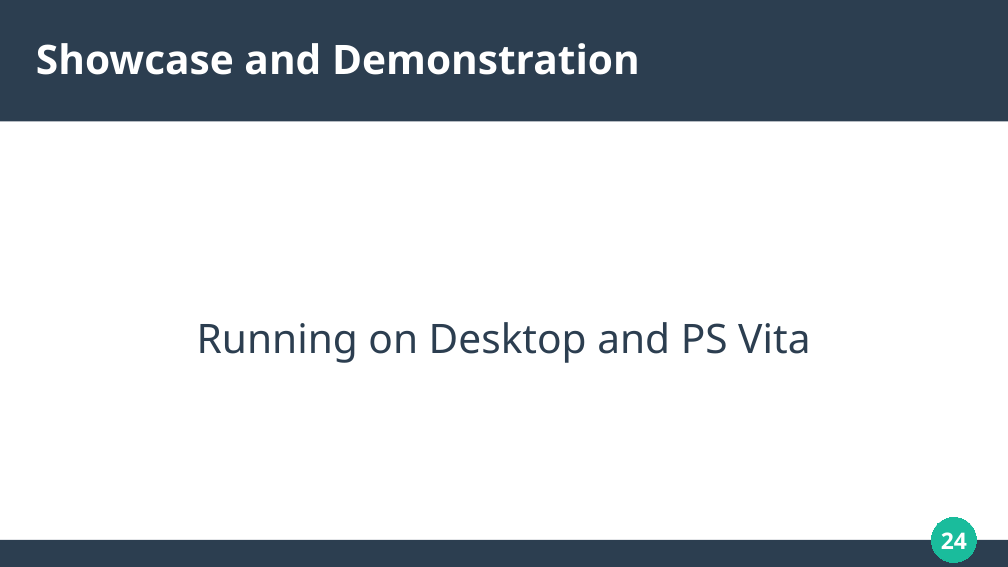
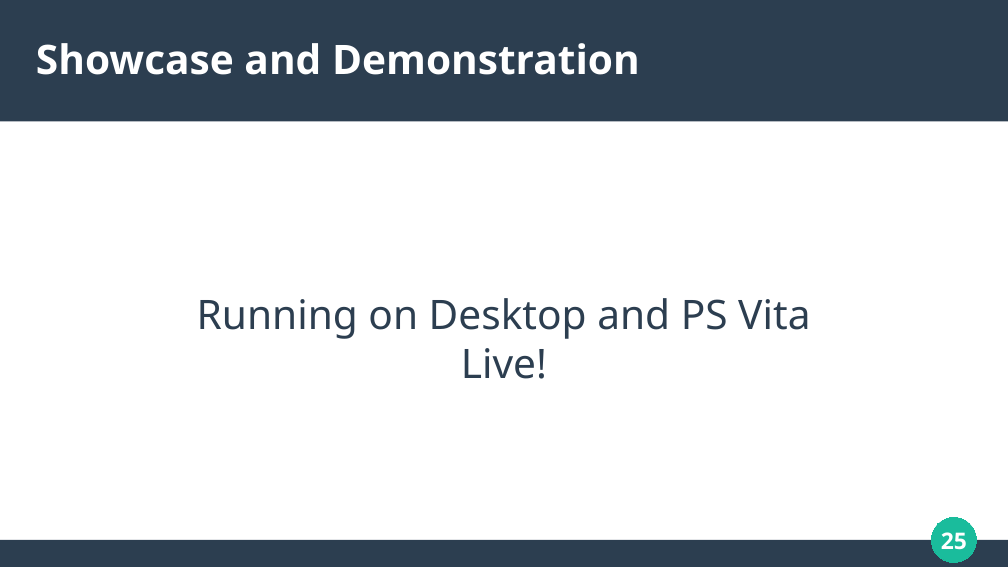
Before and after one commit to solomonarul/bachelors, a slide deck: slide 25 of presentation.odp (slide 24 before the commit). Drawn at 1008x567 pixels with LibreOffice and Linux fonts; fonts in the diff are those of the drawing. Boxes give left, top, right and bottom in pixels: in the first picture for what was removed or moved away, otherwise in the second. Text is boxed around its words. In the diff, an @@ line names an element or a change of style, - is before the commit and + after.

```diff
--- a/presentation.odp
+++ b/presentation.odp
@@ subtitle at [197,298,810,379]: text changed @@
-Running on Desktop and PS Vita
+Running on Desktop and PS Vita
+Live!
@@ page number at [941,532,967,550]: text changed @@
-24
+25
```
Also in this commit, not shown: 17 other slides changed, 2 slides added, 3 slides removed, 1 other file.
